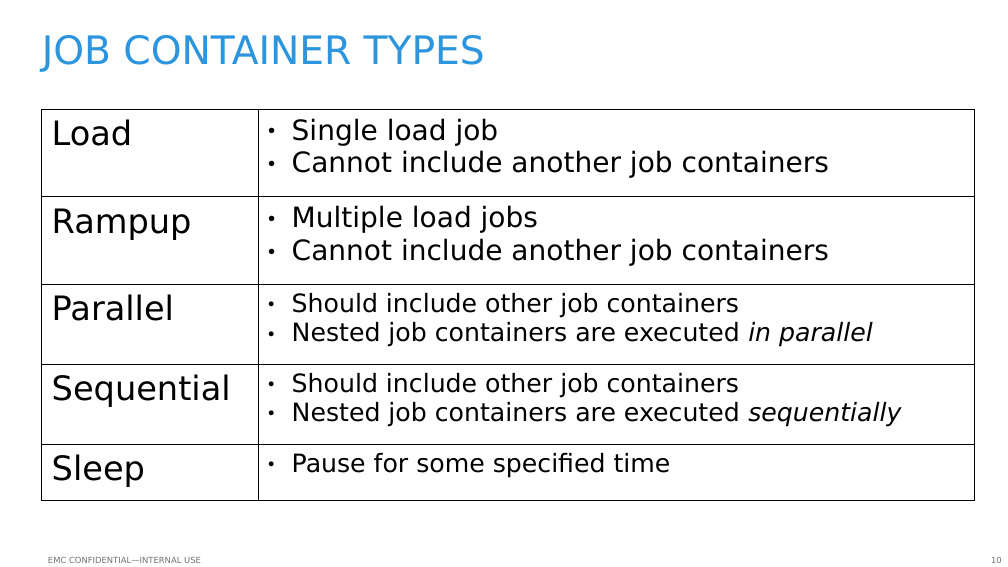
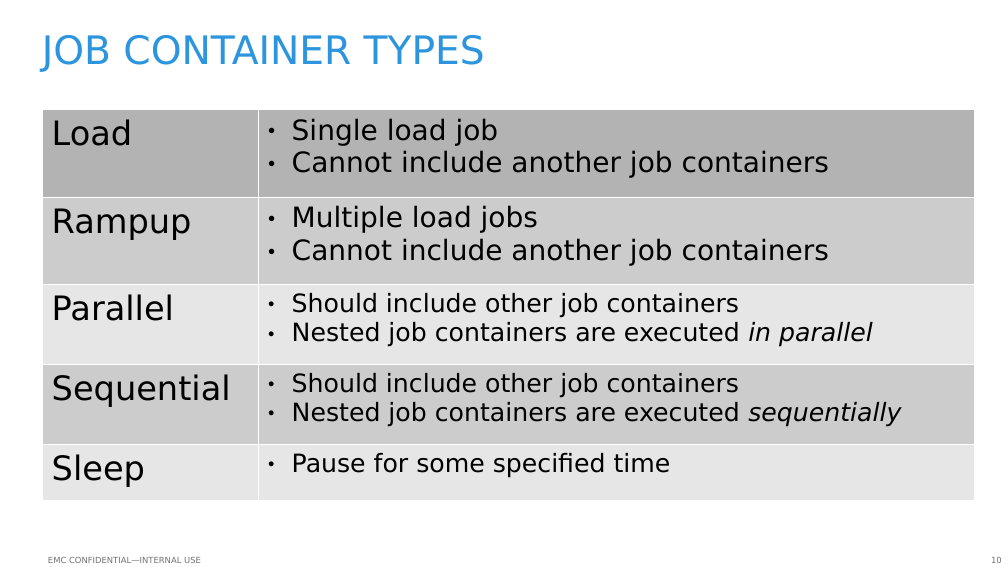
Before and after one commit to emc-mongoose/mongoose, a slide deck: slide 10 of doc/emcmongoosev2.odp. Drawn at 1008x567 pixels with LibreOffice and Linux fonts; fonts in the diff are those of the drawing; background and template pictures are left out. Boxes give left, top, right and bottom in pixels: in the first picture for what was removed or moved away, otherwise in the second. Text is boxed around its words. In the diff, an @@ line names an element or a change of style, - is before the commit and + after.

```diff
--- a/doc/emcmongoosev2.odp
+++ b/doc/emcmongoosev2.odp
@@ table at [41, 109, 974, 500] @@
@@ fill none to #B3B3B3 in row 1 @@
@@ fill none to #CCCCCC in 4 cells @@
@@ fill none to #E6E6E6 in 4 cells @@
@@ borders changed @@
```
Also in this commit, not shown: 1 other slide changed, 1 slide added, 2 other files.
